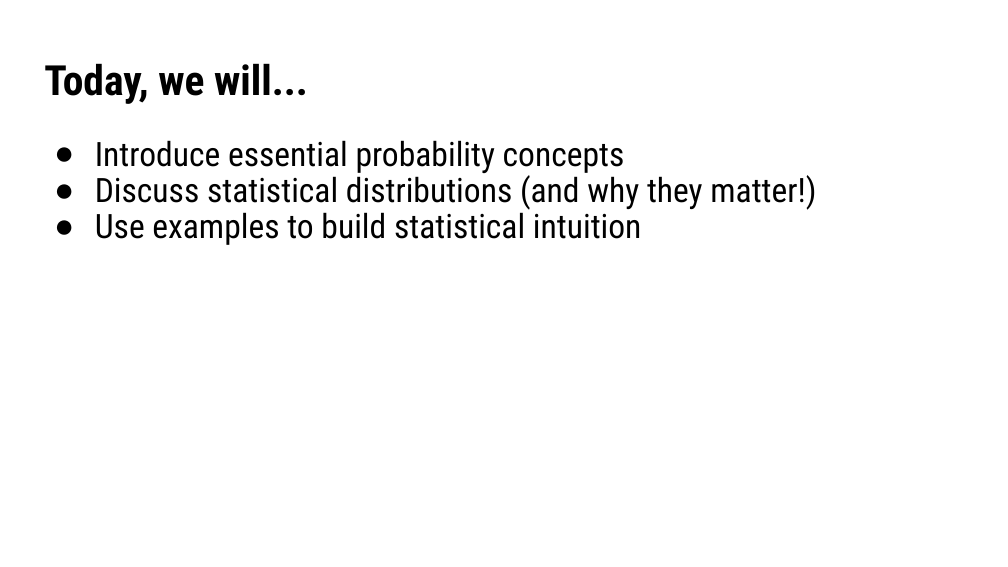
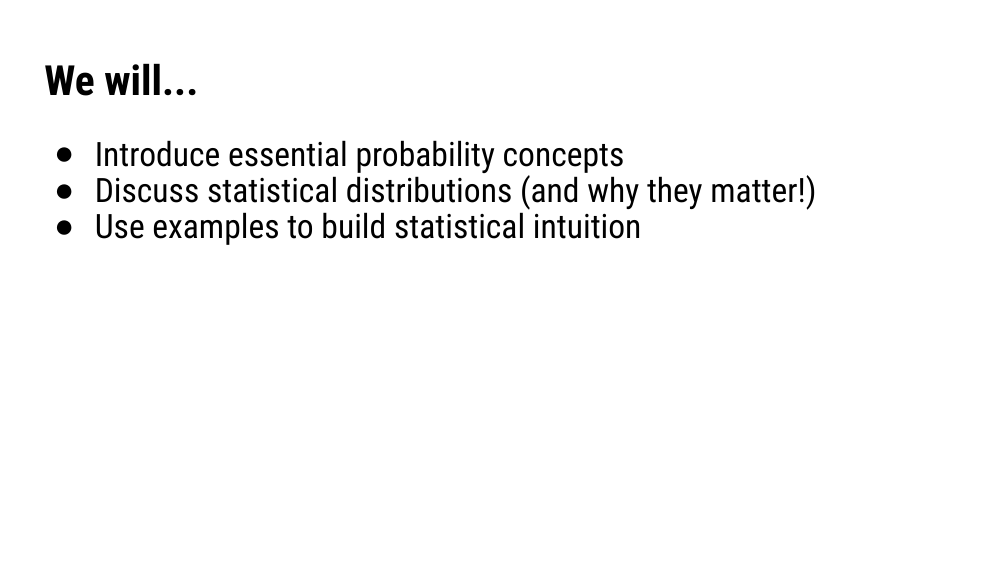
Before and after one commit to UofT-DSI/sampling, a slide deck: slide 2 of lectures/DSI_Sampling_2_Probability101.pptx. Drawn at 1008x567 pixels with LibreOffice and Linux fonts; fonts in the diff are those of the drawing. Boxes give left, top, right and bottom in pixels: in the first picture for what was removed or moved away, otherwise in the second. Text is boxed around its words. In the diff, an @@ line names an element or a change of style, - is before the commit and + after.

```diff
--- a/lectures/DSI_Sampling_2_Probability101.pptx
+++ b/lectures/DSI_Sampling_2_Probability101.pptx
@@ title at bbox=[44, 63, 198, 96]: text changed @@
-Today, we will...
+We will...
```
Also in this commit, not shown: 1 other file.
